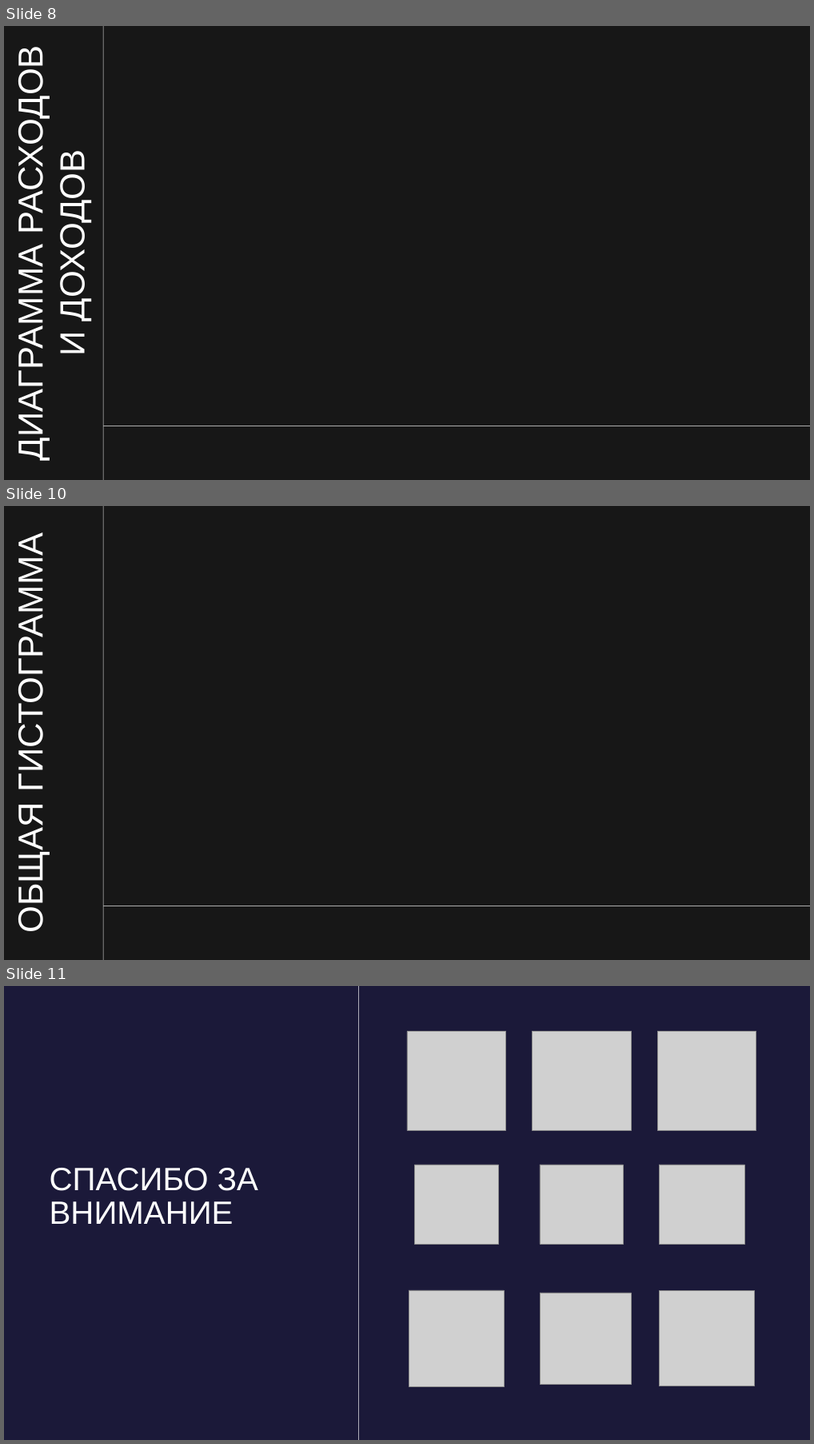
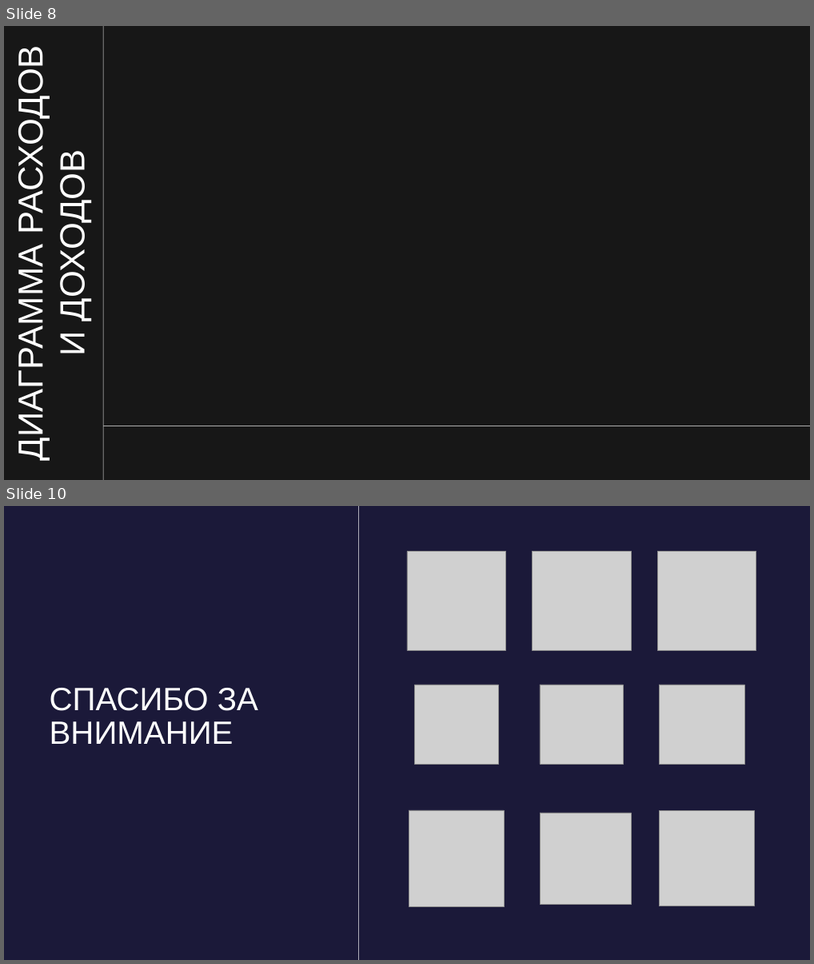
Before and after one commit to blxxdclxud/FirstProject_PyQt, a slide deck: Финансовый органайзер.pptx. Shown one above the other, each under a label of ours: slides 8, 10 and 11 before the commit, slides 8 and 10 after it; the slides between them are not shown. The pictures are 814x1444 and 814x964 pixels, drawn with LibreOffice and Linux fonts; fonts in the diff are those of the drawing; grey boxes stand for pictures; background and template pictures are left out. Boxes give left, top, right and bottom in pixels: in the first picture for what was removed or moved away, otherwise in the second. Text is boxed around its words. In the diff, an @@ line names an element or a change of style, - is before the commit and + after.

Commit message:
updated presentation

```diff
--- a/Финансовый органайзер.pptx
+++ b/Финансовый органайзер.pptx
@@ slide 10 removed at (x1=4, y1=506, x2=810, y2=960), background #171717 @@
@@ rectangle removed at (x1=103, y1=506, x2=103, y2=960) @@
@@ text removed at (x1=11, y1=558, x2=50, y2=929) @@
-ОБЩАЯ ГИСТОГРАММА
@@ rectangle removed at (x1=103, y1=905, x2=810, y2=906) @@
@@ what was slide 11 is now slide 10 @@
```
Also in this commit, not shown: 2 slides changed.
